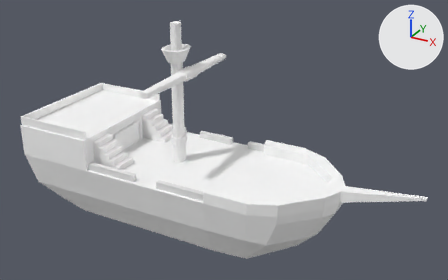
The glTF model livre-game-jam/models/navio_pequeno.glb: old version first, new version second.
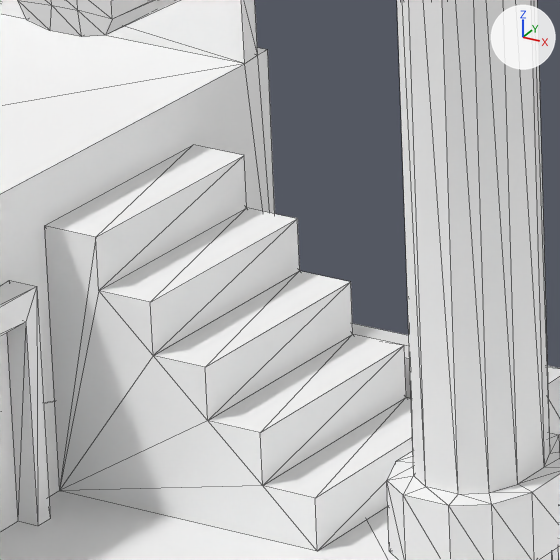
The first picture shows the older version from a 50 mm camera at (34.4, -52.3, 29.7) aimed at (5.7, -0.1, 3.6). The close-ups show both versions on the part from 31% to 41% of the width and 34% to 51% of the height of that picture; other places that the commit changed are outside them. Lighting does not change. The marker at upper right points along +X, +Y and +Z. The close-ups show mesh edges as thin lines. Where no turn or scale is listed for an object, it has been applied to the vertices. Vertices at the same position are counted once.

Names of what the first close-up shows: 'Door', 'LeftStair', 'Mast', 'Railing', 'Ship'.
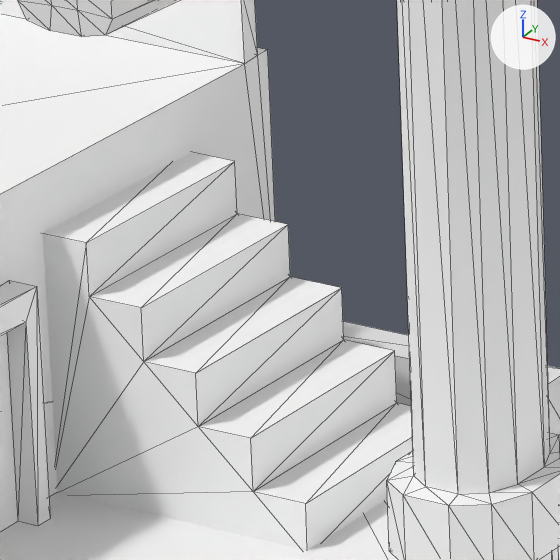
The change, as a list of edits to the scene's bpy script:
```text
Change me_plane_005:
    where me_plane_005.from_pydata(...)  # 24 vertices, 44 faces; spans x -7.16..-4.0, y 5.71..8.34, z 0.0..2.9
    used by ob_leftstair; location = (0.0, -2.589, 0.0)
    me_plane_005 part 1: the whole mesh is moved by (5.91, -7.03, -1.13)
Change ob_leftstair:
    ob_leftstair.location: (0.0, -2.589, 0.0) -> (-6.01, 4.408, 1.057)
```

Pixel boxes (x1, y1, x2, y2) of what changed, in the close-ups (560 x 560 px):
'LeftStair', moved
    before: (44, 145, 413, 551)
    after: (43, 152, 413, 550)
